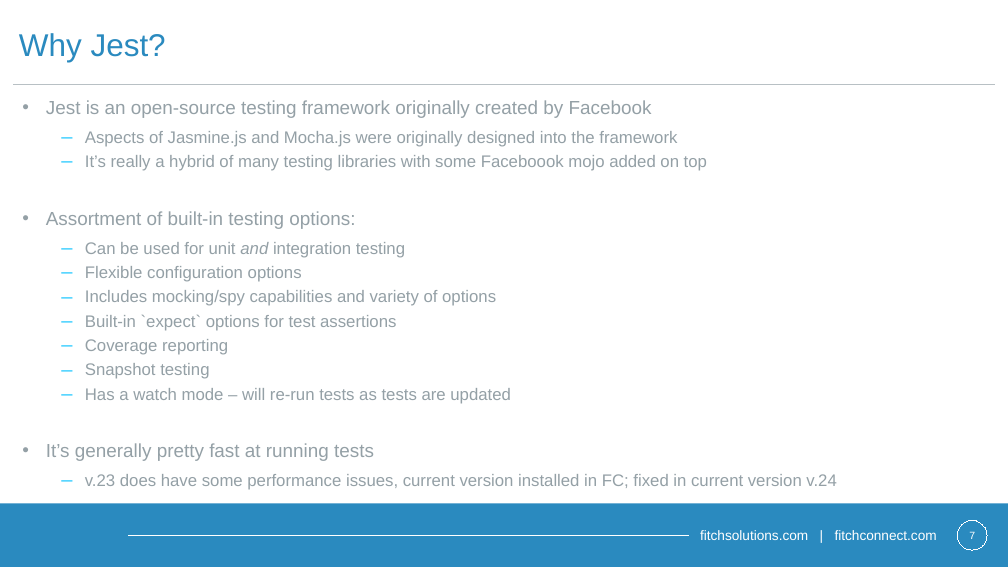
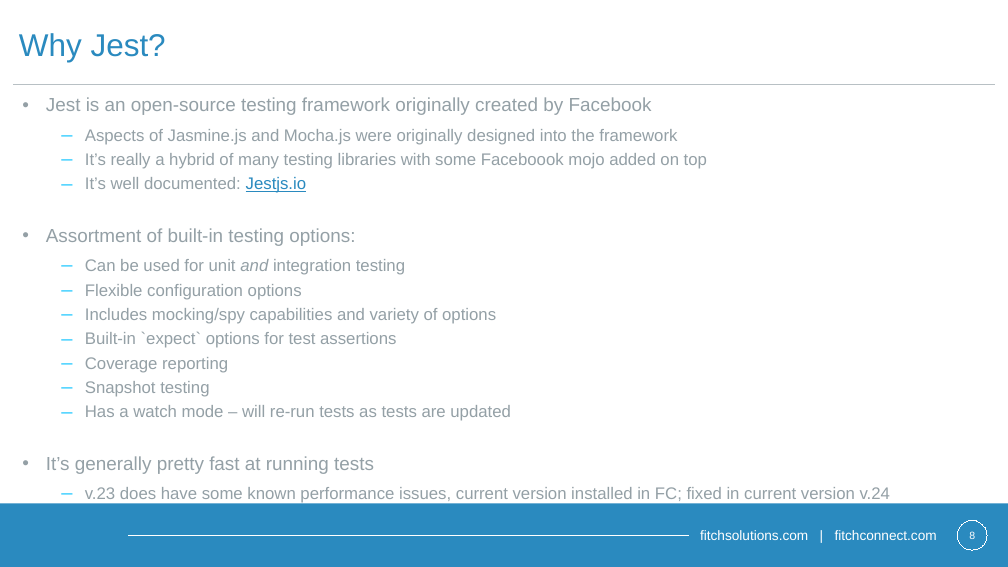
Before and after one commit to Contrapuntist/jesttutorial, a slide deck: slide 8 of presentation/unittestingintro.pptx (slide 7 before the commit). Drawn at 1008x567 pixels with LibreOffice and Linux fonts; fonts in the diff are those of the drawing; background and template pictures are left out. Boxes give left, top, right and bottom in pixels: in the first picture for what was removed or moved away, otherwise in the second. Text is boxed around its words. In the diff, an @@ line names an element or a change of style, - is before the commit and + after.

```diff
--- a/presentation/unittestingintro.pptx
+++ b/presentation/unittestingintro.pptx
@@ text at (x1=46, y1=97, x2=652, y2=474): line spacing 1 to 0.9 @@
@@ text at (x1=85, y1=177, x2=306, y2=193): paragraph added @@
+        – It’s well documented: Jestjs.io
@@ text at (x1=85, y1=487, x2=890, y2=504): text changed @@
-        – v.23 does have some performance issues, current version installed in FC; fixed in current version v.24
+        – v.23 does have some known performance issues, current version installed in FC; fixed in current version v.24
@@ page number at (x1=969, y1=531, x2=975, y2=539): text changed @@
-7
+8
```
Also in this commit, not shown: 13 other slides changed, 3 slides added, 23 slides removed, 9 other files.
